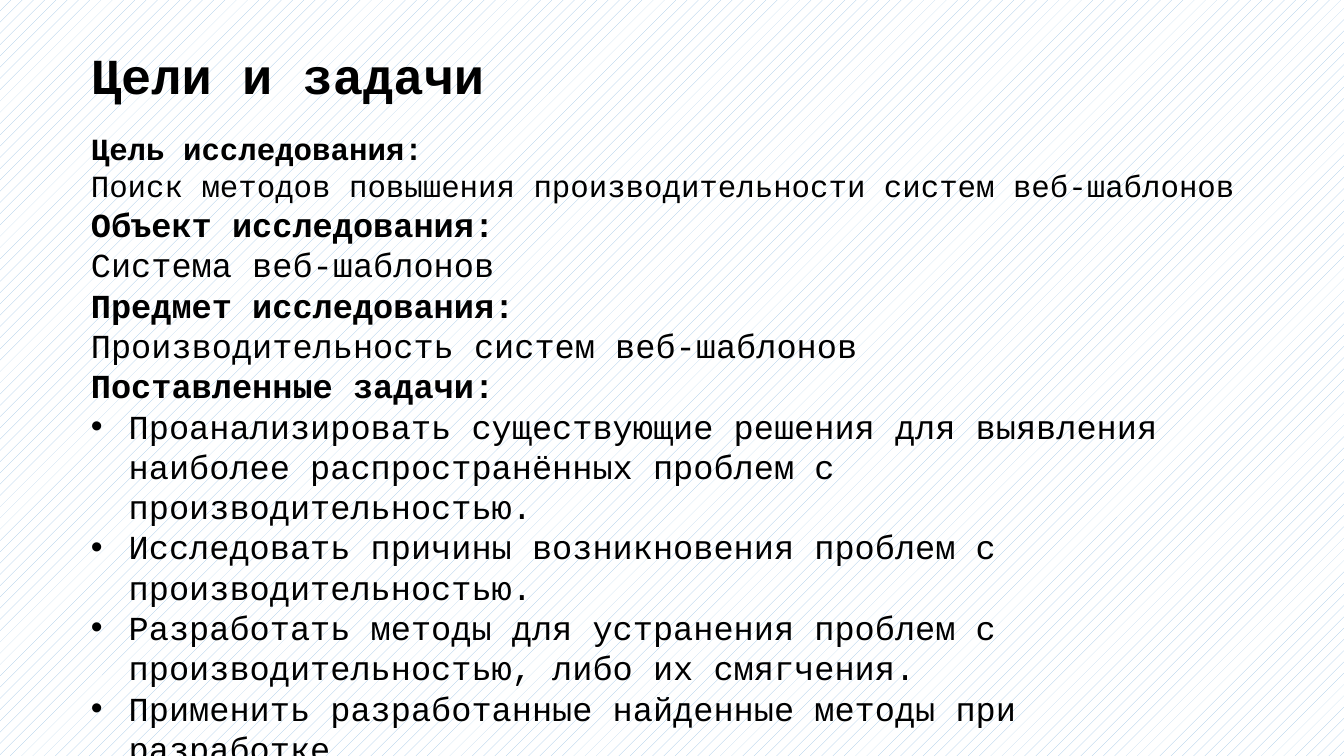
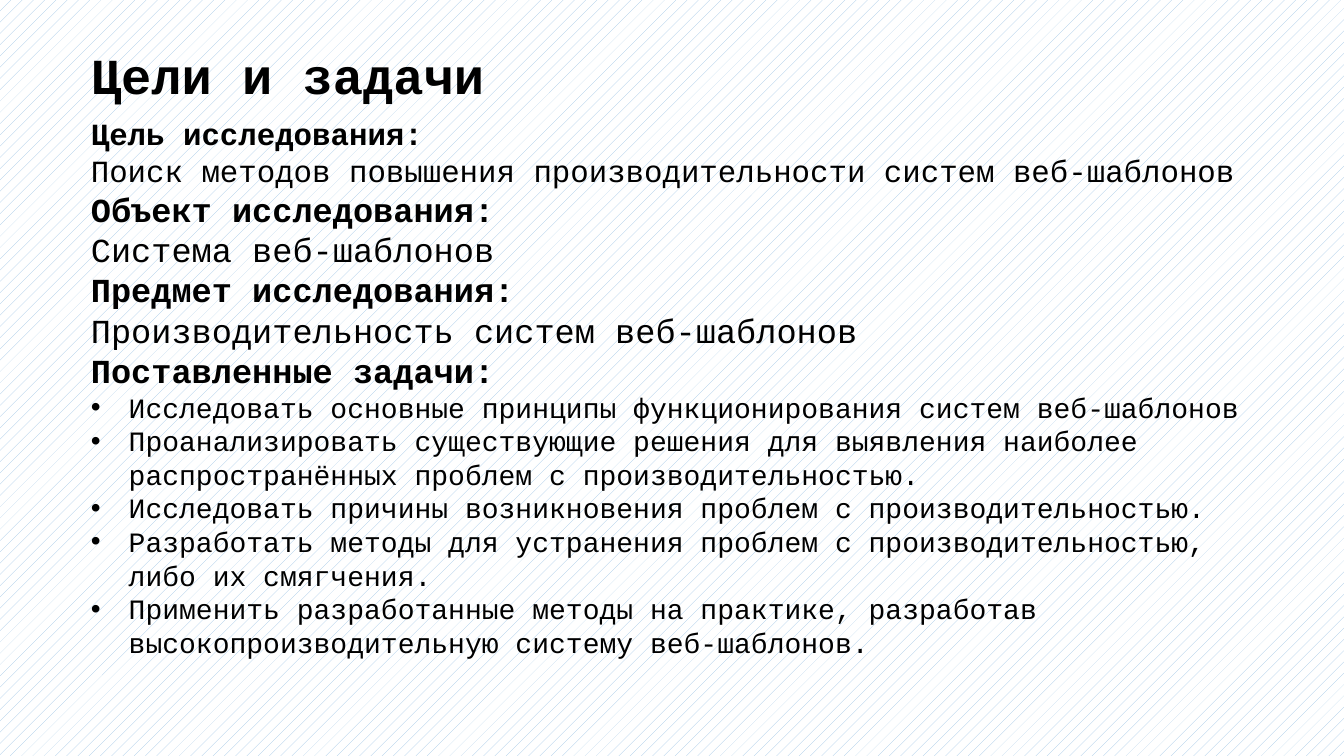
Before and after one commit to bobs4462/tachyon, a slide deck: slide 3 of docs/Презентация ВКР.pptx. Drawn at 1344x756 pixels with LibreOffice and Linux fonts; fonts in the diff are those of the drawing. Boxes give left, top, right and bottom in pixels: in the first picture for what was removed or moved away, otherwise in the second. Text is boxed around its words. In the diff, an @@ line names an element or a change of style, - is before the commit and + after.

```diff
--- a/docs/Презентация ВКР.pptx
+++ b/docs/Презентация ВКР.pptx
@@ text "Цель исследования:": place and size @@
-text "Цель исследования:" at [91,138,1234,730]
+text "Цель исследования:" at [91,123,1239,661]
@@ text at [129,398,1239,426]: paragraph added @@
+• Исследовать основные принципы функционирования систем веб-шаблонов
@@ text at [129,431,1205,594]: size 24 to 20 pt in "Проанализировать существующие решения для выявления наиболее ...", "Исследовать причины возникновения проблем с производительнос ...", "Разработать методы для устранения проблем с производительнос ..." @@
@@ text at [129,599,1037,661]: text changed; size 24 to 20 pt @@
-• Применить разработанные найденные методы при разработке.
+• Применить разработанные методы на практике, разработав высокопроизводительную систему веб-шаблонов.
```
Also in this commit, not shown: 2 other slides changed, 1 slide removed, 1 other file.
